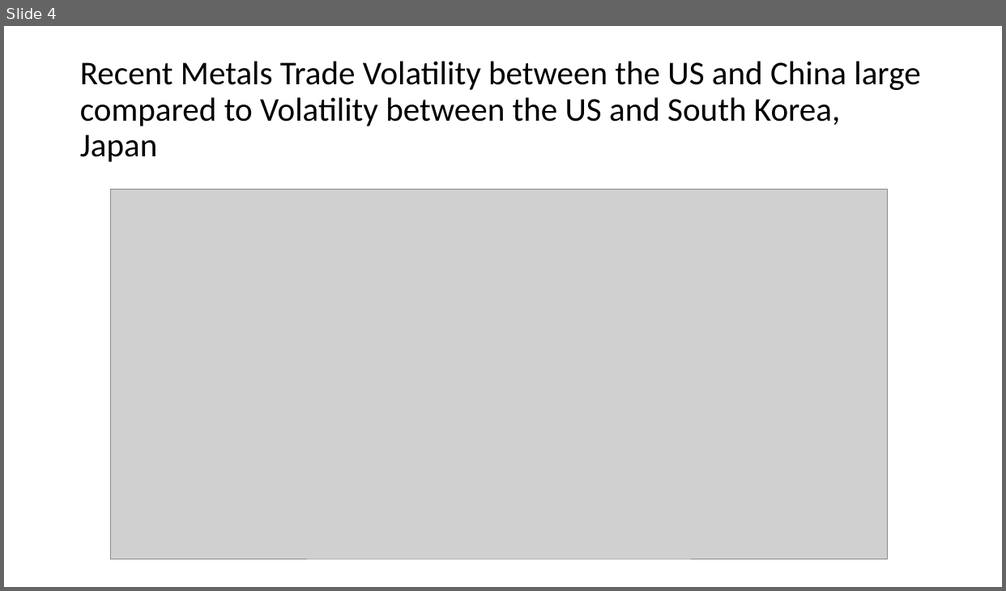
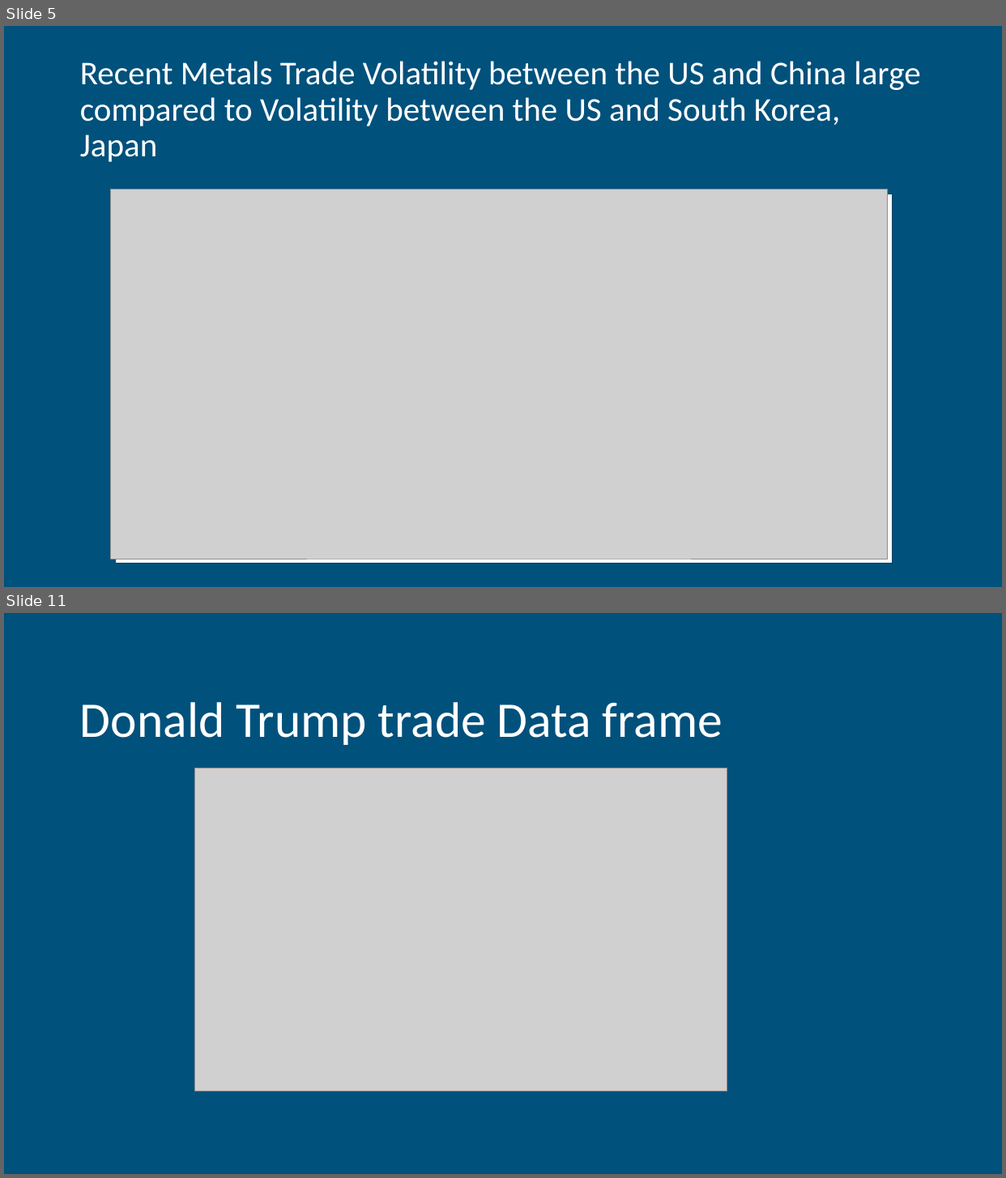
Before and after one commit to christinamarpar/GW-project-1, a slide deck: TradePres_v1.pptx. Shown one above the other, each under a label of ours: slide 4 before the commit, slides 5 and 11 after it; the slides between them are not shown. The pictures are 1006x591 and 1006x1178 pixels, drawn with LibreOffice and Linux fonts; fonts in the diff are those of the drawing; grey boxes stand for pictures. Boxes give left, top, right and bottom in pixels: in the first picture for what was removed or moved away, otherwise in the second. Text is boxed around its words. In the diff, an @@ line names an element or a change of style, - is before the commit and + after.

```diff
--- a/TradePres_v1.pptx
+++ b/TradePres_v1.pptx
@@ slide 11 added at bbox=[4, 613, 1002, 1174], background #00517C @@
@@ title added at bbox=[80, 702, 722, 745], 48 pt, text #FFFFFF @@
+Donald Trump trade Data frame
@@ picture added at bbox=[195, 769, 727, 1093] @@
@@ what was slide 4 is now slide 5 @@
@@ slide 5 changed as well @@
@@ background #FFFFFF to #00517C @@
@@ title "Recent Metals Trade Volatility between ..." at bbox=[80, 61, 920, 162]: text colour #000000 to #FFFFFF @@
@@ rectangle added at bbox=[115, 194, 892, 565], fill #FFFFFF, outline #004065 0.75 pt @@
```
Also in this commit, not shown: 3 other slides changed, 7 other slides added, 8 other files.
